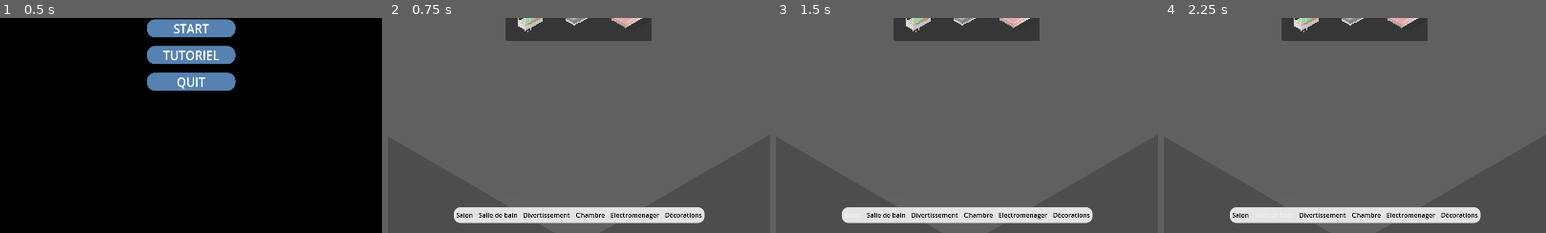
Above: before the commit, frames 1-4 (left to right).
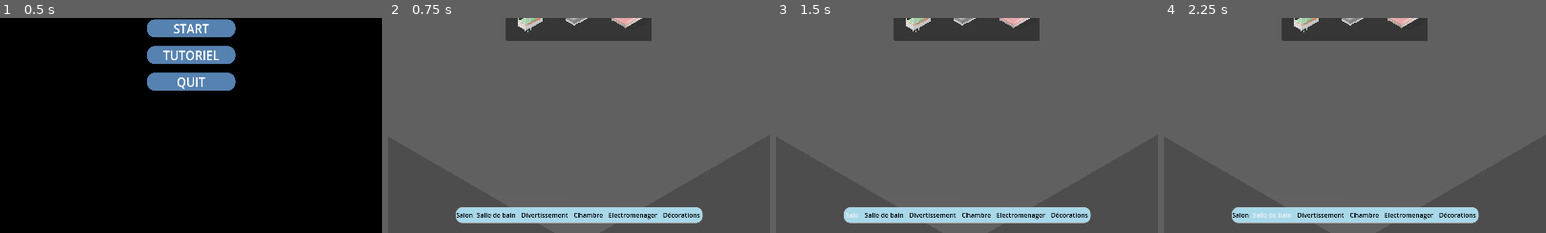
Above: after the commit, the same moments.

Repository: ygr671/beyond-the-ice
Game: Godot game, scene res://menu_principal/menu_principal.tscn
Same seed, same stepped clock (60 frames per second), same inputs: the game is played once before the commit and once after it.
Inputs:
- Up to frame 1 (0.5 s): no input
- Up to frame 2 (0.75 s): click "START" at 0.5 s
- Up to frame 3 (1.5 s): click "Salon" at 1.25 s
- Up to frame 4 (2.25 s): click "Salle de bain" at 2 s
The pictures show only the part of the screen within x 25-75%, y 50-100%; the shares and areas given below are measured in that part.

Frame 1 is identical in both runs. In frame 2, 4.5% of the frame differs, in the area x 17-83%, y 88-96%; in frame 3, 4.5%; in frame 4, 4.5%.

Commit message:
Ajout menu Objects

Diff:
--- a/Scenes/UIObjectsSelection.tscn
+++ b/Scenes/UIObjectsSelection.tscn
@@ -6,7 +6,7 @@
 [ext_resource type="Texture2D" uid="uid://ccfxskfsmevt5" path="res://Import/Icon/litDouble.png" id="3_sbbsm"]
 
 [sub_resource type="StyleBoxFlat" id="StyleBoxFlat_3fyeh"]
-bg_color = Color(0.89411765, 0.89411765, 0.89411765, 1)
+bg_color = Color(0.65882355, 0.84705883, 0.91764706, 1)
 border_width_left = 1
 border_width_top = 1
 border_width_right = 1
@@ -18,23 +18,7 @@
 corner_radius_bottom_left = 16
 corner_detail = 16
 
-[sub_resource type="StyleBoxFlat" id="StyleBoxFlat_ea02u"]
-bg_color = Color(0, 0, 0, 0)
-border_width_left = 5
-border_width_right = 5
-corner_radius_top_left = 8
-corner_radius_top_right = 8
-corner_radius_bottom_right = 8
-corner_radius_bottom_left = 8
-
-[sub_resource type="StyleBoxFlat" id="StyleBoxFlat_7vsoc"]
-bg_color = Color(0.27, 0.27, 0.27, 1)
-border_width_left = 5
-border_width_right = 5
-corner_radius_top_left = 12
-corner_radius_top_right = 12
-corner_radius_bottom_right = 12
-corner_radius_bottom_left = 12
+[sub_resource type="StyleBoxFlat" id="StyleBoxFlat_6xx6k"]
 
 [sub_resource type="StyleBoxFlat" id="StyleBoxFlat_p3gva"]
 bg_color = Color(0.68235296, 0.8784314, 1, 1)
@@ -53,6 +37,24 @@
 corner_radius_top_right = 8
 corner_radius_bottom_right = 8
 corner_radius_bottom_left = 8
+
+[sub_resource type="StyleBoxFlat" id="StyleBoxFlat_ea02u"]
+bg_color = Color(18.892157, 0, 0, 1)
+border_width_left = 5
+border_width_right = 5
+corner_radius_top_left = 8
+corner_radius_top_right = 8
+corner_radius_bottom_right = 8
+corner_radius_bottom_left = 8
+
+[sub_resource type="StyleBoxFlat" id="StyleBoxFlat_7vsoc"]
+bg_color = Color(0.27, 0.27, 0.27, 1)
+border_width_left = 5
+border_width_right = 5
+corner_radius_top_left = 12
+corner_radius_top_right = 12
+corner_radius_bottom_right = 12
+corner_radius_bottom_left = 12
 
 [node name="UIobjects" type="Control"]
 layout_mode = 3
@@ -116,8 +118,7 @@
 layout_mode = 2
 focus_mode = 0
 theme_override_colors/font_color = Color(0, 0, 0, 1)
-theme_override_styles/normal = SubResource("StyleBoxFlat_ea02u")
-theme_override_styles/hover = SubResource("StyleBoxFlat_7vsoc")
+theme_override_styles/normal = SubResource("StyleBoxFlat_6xx6k")
 theme_override_styles/hover_pressed = SubResource("StyleBoxFlat_p3gva")
 theme_override_styles/disabled = SubResource("StyleBoxFlat_gngrj")
 text = "Salon
Not shown: 1 places in Scenes/UIObjectsSelection.tscn that only renumber resources
